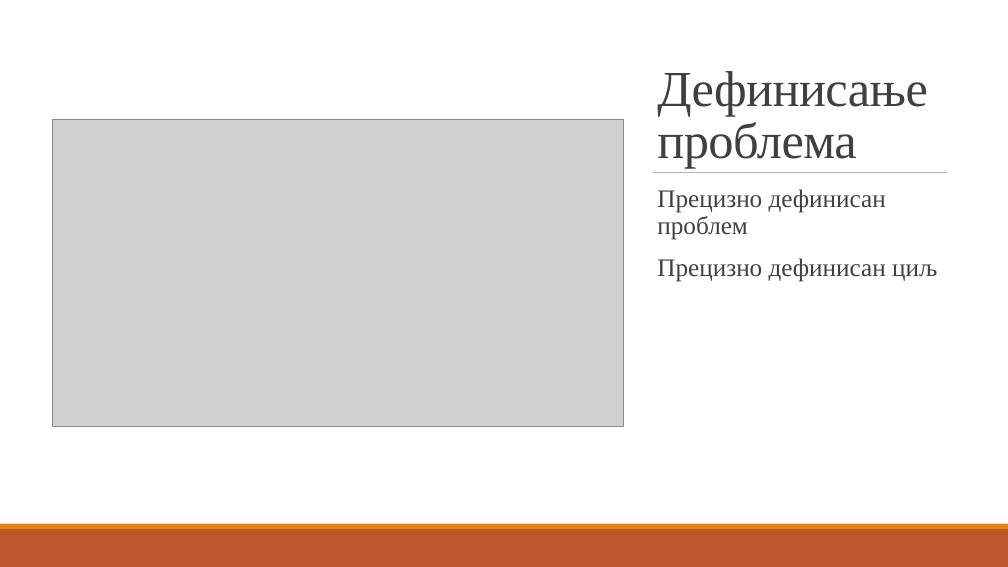
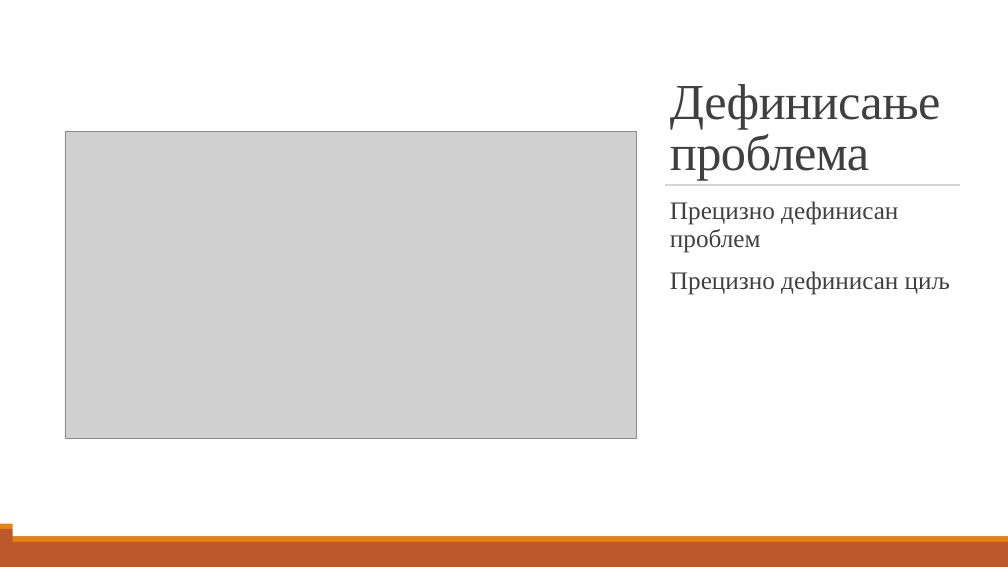
Before and after one commit to ChaosNik/Predicting-the-number-of-people-in-a-room, a slide deck: slide 6 of Presentation/Razvoj rješenja za predviđanje broja osoba u prostoriji.pptx. Drawn at 1008x567 pixels with LibreOffice and Linux fonts; fonts in the diff are those of the drawing; grey boxes stand for pictures. Boxes give left, top, right and bottom in pixels: in the first picture for what was removed or moved away, otherwise in the second. Text is boxed around its words. In the diff, an @@ line names an element or a change of style, - is before the commit and + after.

```diff
--- a/Presentation/Razvoj rješenja za predviđanje broja osoba u prostoriji.pptx
+++ b/Presentation/Razvoj rješenja za predviđanje broja osoba u prostoriji.pptx
@@ rectangle added at (x1=13, y1=13, x2=1008, y2=537), fill #FFFFFF @@
@@ picture moved from (x1=52, y1=119, x2=624, y2=426) to (x1=65, y1=132, x2=637, y2=439) @@
@@ 2 texts, 1 line moved together from (x1=653, y1=71, x2=948, y2=282) to (x1=665, y1=84, x2=960, y2=295) @@
@@ rectangle added at (x1=13, y1=536, x2=1008, y2=541), fill #E48312 @@
@@ rectangle added at (x1=13, y1=542, x2=1008, y2=567), fill #BD582C @@
```
Also in this commit, not shown: 2 other slides changed, 2 other files.
